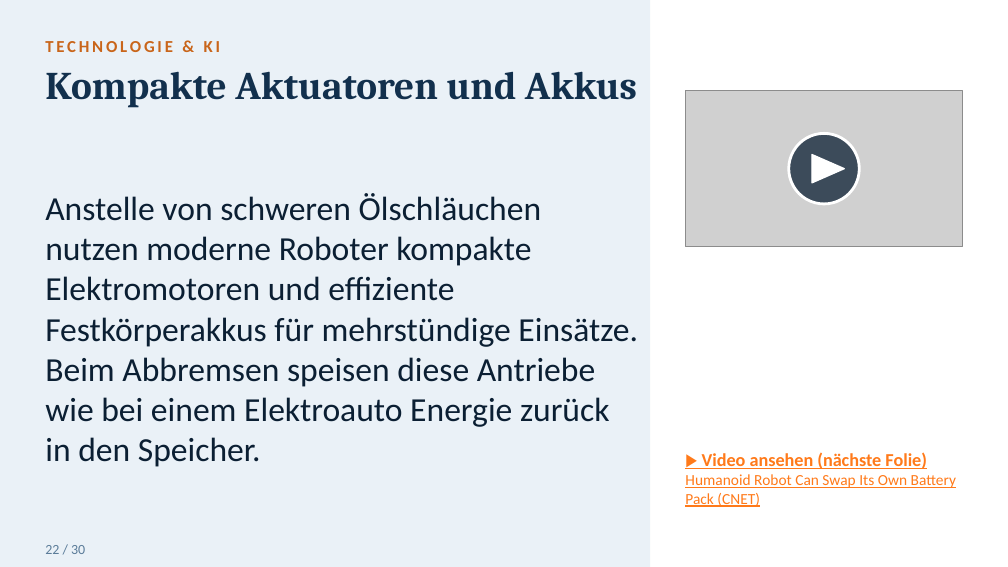
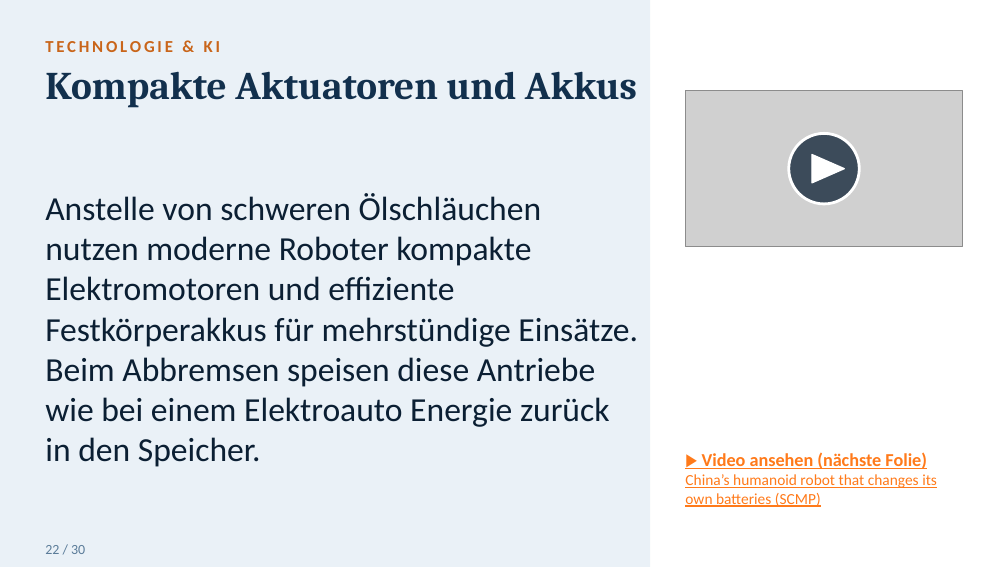
Before and after one commit to toshkaraf/tagesf-rderst-tte, a slide deck: slide 32 of Humanoide_Roboter_gross.pptx. Drawn at 1008x567 pixels with LibreOffice and Linux fonts; fonts in the diff are those of the drawing; grey boxes stand for pictures. Boxes give left, top, right and bottom in pixels: in the first picture for what was removed or moved away, otherwise in the second. Text is boxed around its words. In the diff, an @@ line names an element or a change of style, - is before the commit and + after.

```diff
--- a/Humanoide_Roboter_gross.pptx
+++ b/Humanoide_Roboter_gross.pptx
@@ text at [685, 474, 937, 507]: text changed @@
-Humanoid Robot Can Swap Its Own Battery Pack (CNET)
+China’s humanoid robot that changes its own batteries (SCMP)
```
Also in this commit, not shown: 4 other slides changed, 13 other files.
